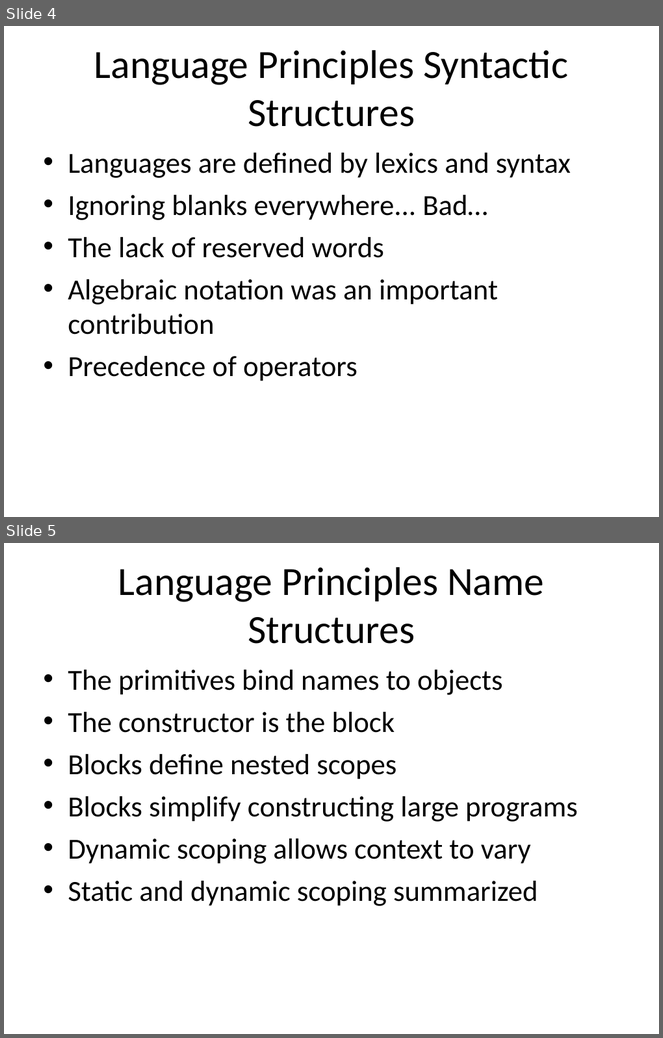
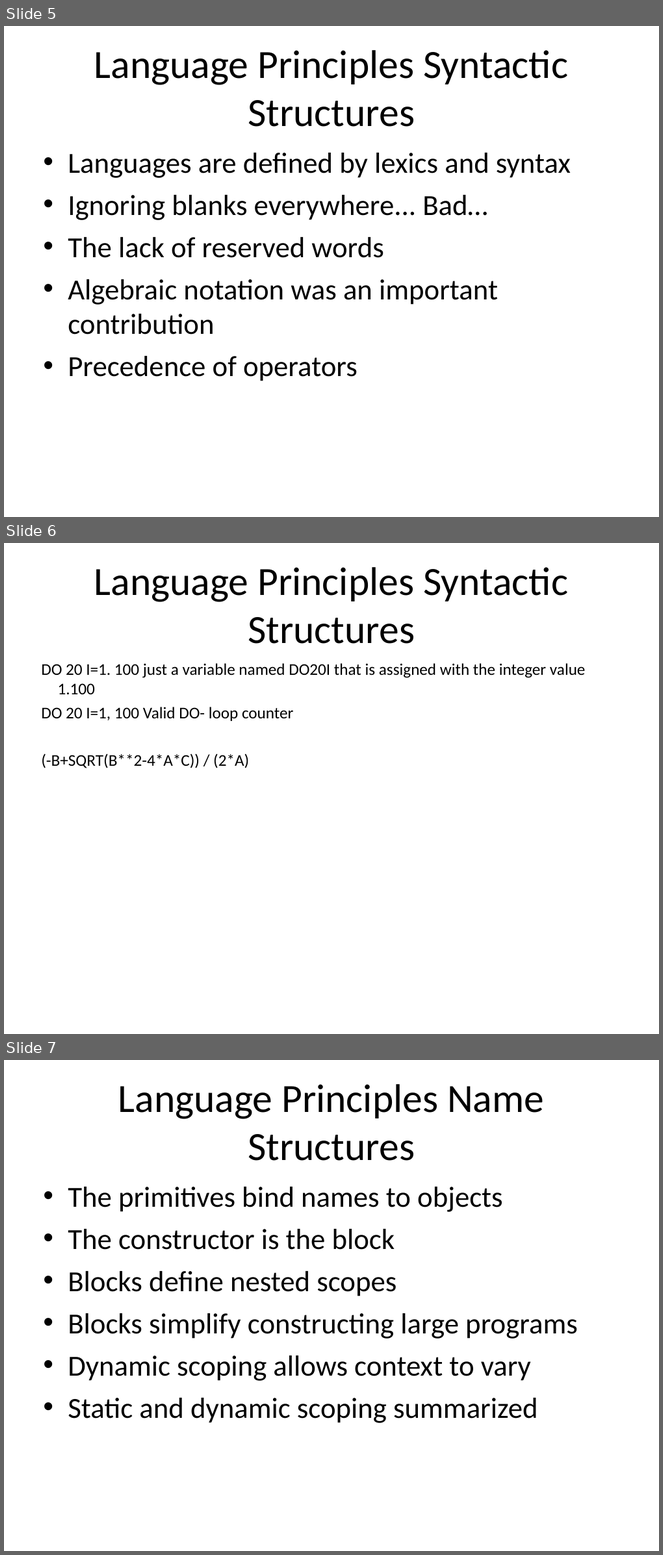
Before and after one commit to isurup/kalle-martin-group, a slide deck: SSE2/slides/4 Language - Martin.ppt. Shown one above the other, each under a label of ours: slides 4 and 5 before the commit, slides 5, 6 and 7 after it. The pictures are 663x1038 and 663x1555 pixels, drawn with LibreOffice and Linux fonts; fonts in the diff are those of the drawing. Boxes give left, top, right and bottom in pixels: in the first picture for what was removed or moved away, otherwise in the second. Text is boxed around its words. In the diff, an @@ line names an element or a change of style, - is before the commit and + after.

```diff
--- a/SSE2/slides/4 Language - Martin.ppt
+++ b/SSE2/slides/4 Language - Martin.ppt
@@ slide 6 added at [4, 543, 659, 1034], background #FFFFFF @@
@@ title added at [94, 567, 568, 644], 44 pt, text #000000 @@
+Language Principles Syntactic Structures
@@ text added at [41, 663, 586, 769], 18 pt, text #000000 @@
+DO 20 I=1. 100 just a variable named DO20I that is assigned with the integer value 1.100
+DO 20 I=1, 100 Valid DO- loop counter
+(-B+SQRT(B**2-4*A*C)) / (2*A)
@@ what was slide 4 is now slide 5 @@
@@ what was slide 5 is now slide 7 @@
```
Also in this commit, not shown: 3 slides changed, 3 other slides added, 2 slides removed.
